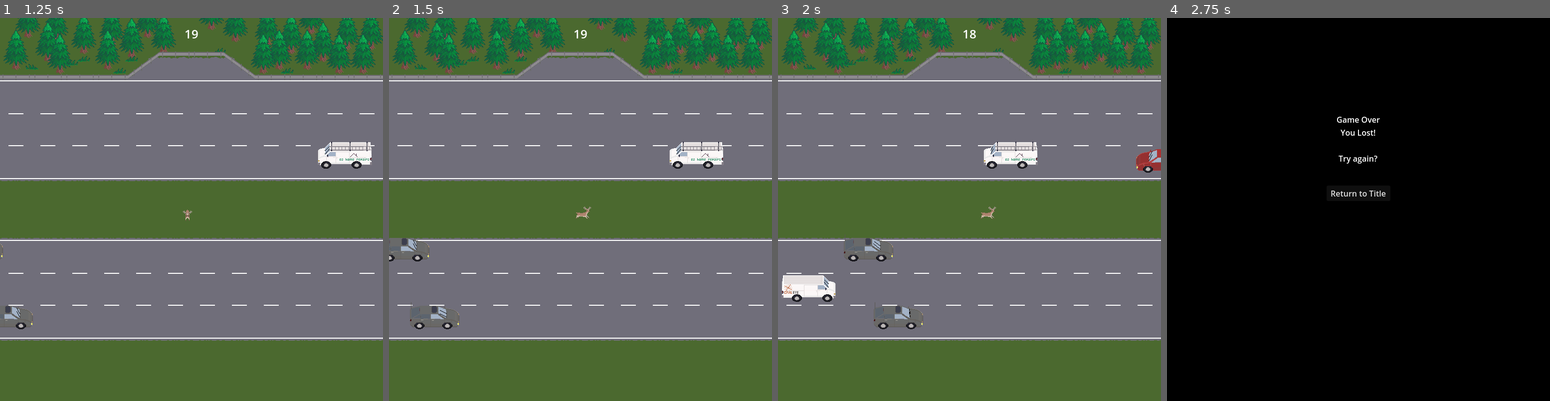
Above: before the commit, frames 1-4 (left to right).
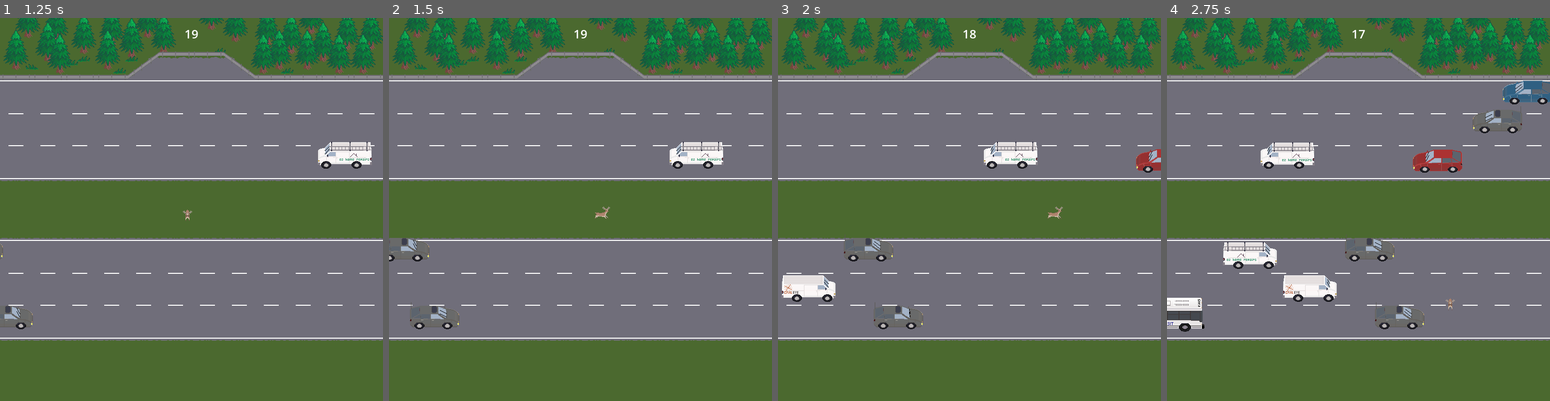
Above: after the commit, the same moments.

Repository: Pedro-T/deer-in-the-headlights
Game: Godot game, scene res://Main.tscn
Same seed, same stepped clock (60 frames per second), same inputs: the game is played once before the commit and once after it.
Inputs:
- Up to frame 1 (1.25 s): click "Start Game" at 0.5 s
- Up to frame 2 (1.5 s): hold D (move_right) from 1.28 s (still down)
- Up to frame 3 (2 s): keep holding D (move_right)
- Up to frame 4 (2.75 s): release D (move_right) at 2.03 s; hold S (move_down) from 2.03 s (still down)

Frame 1 is identical in both runs. In frame 2, less than 0.1% of the frame differs, in the area x 48-58%, y 49-53%; in frame 3, less than 0.1%; in frame 4, 100%, in the area x 0-100%, y 0-100%.

Commit message:
debug speed

Diff:
--- a/deer-in-the-headlights/player/player.gd
+++ b/deer-in-the-headlights/player/player.gd
@@ -1,6 +1,6 @@
 class_name Player extends CharacterBody2D
 
-const MOVE_SPEED: float = 64.0 # pixels per second
+const MOVE_SPEED: float = 256.0 # pixels per second
 const SPAWN_POSITION: Vector2 = Vector2(376, 392)
 const STATE_DOWNGRADE_MAP: Dictionary = {
     PlayerState.RUN_NORTH: PlayerState.IDLE_NORTH,
